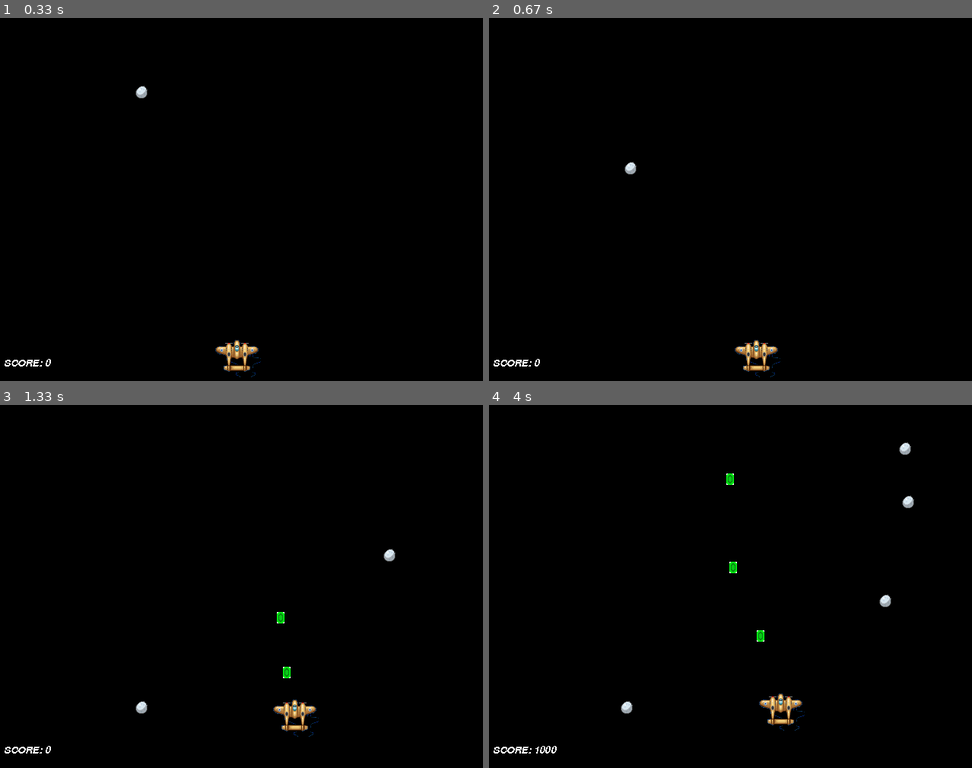
Above: before the commit, frames 1-4 (two rows, left to right).
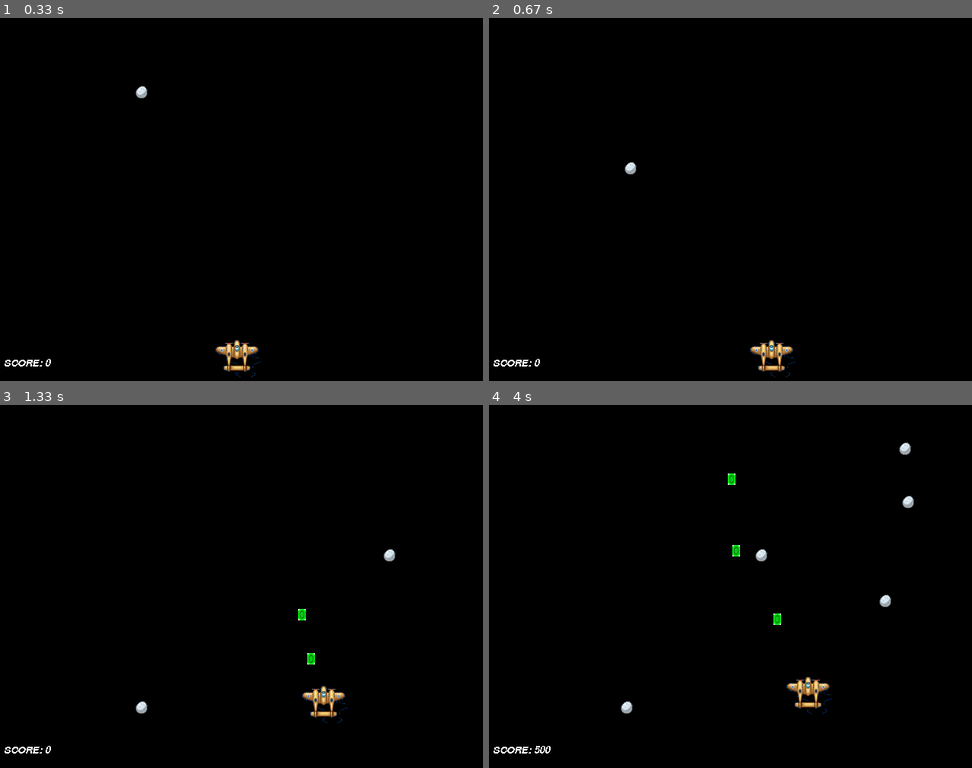
Above: after the commit, the same moments.

Repository: ankur0890/Pygame-Examples-For-Learning
Game: pygame game, started from Hit The Stone/hitthestone.py
Same seed, same stepped clock (60 frames per second), same inputs: the game is played once before the commit and once after it.
Inputs:
- Up to frame 1 (0.33 s): no input
- Up to frame 2 (0.67 s): hold Right from 0.33 s (still down)
- Up to frame 3 (1.33 s): release Right at 0.8 s; hold Up 0.83-1.13 s; tap Space at 0.9, 1.23 s; hold Right from 1.17 s (still down)
- Up to frame 4 (4 s): tap Space at 1.53, 1.73, 2.03, 2.3, 2.63, 2.93, 3.07, 3.47, 3.77 s; release Right at 1.63 s; hold Left 1.67-2.2 s; hold Down 2.23-2.53 s; hold Left 2.57-2.97 s; hold Up 3-3.37 s; hold Right from 3.4 s (still down)

Frame 1 is identical in both runs. In frame 2, 0.6% of the frame differs, in the area x 50-64%, y 88-99%; in frame 3, 1.0%; in frame 4, 1.2%, in the area x 9-72%, y 18-97%.

Commit message:
increase plane speed

Diff:
--- a/Hit The Stone/hitthestone.py
+++ b/Hit The Stone/hitthestone.py
@@ -42,8 +42,8 @@
         self.rect.centerx=random.randint(0,screen.get_width())
         self.distancefromcenter=30
         self.rect.centery=screen.get_height()-self.distancefromcenter
-        self.dx=2
-        self.dy=2
+        self.dx=3
+        self.dy=3
 
     def update(self):
         self.pressed=pygame.key.get_pressed()
